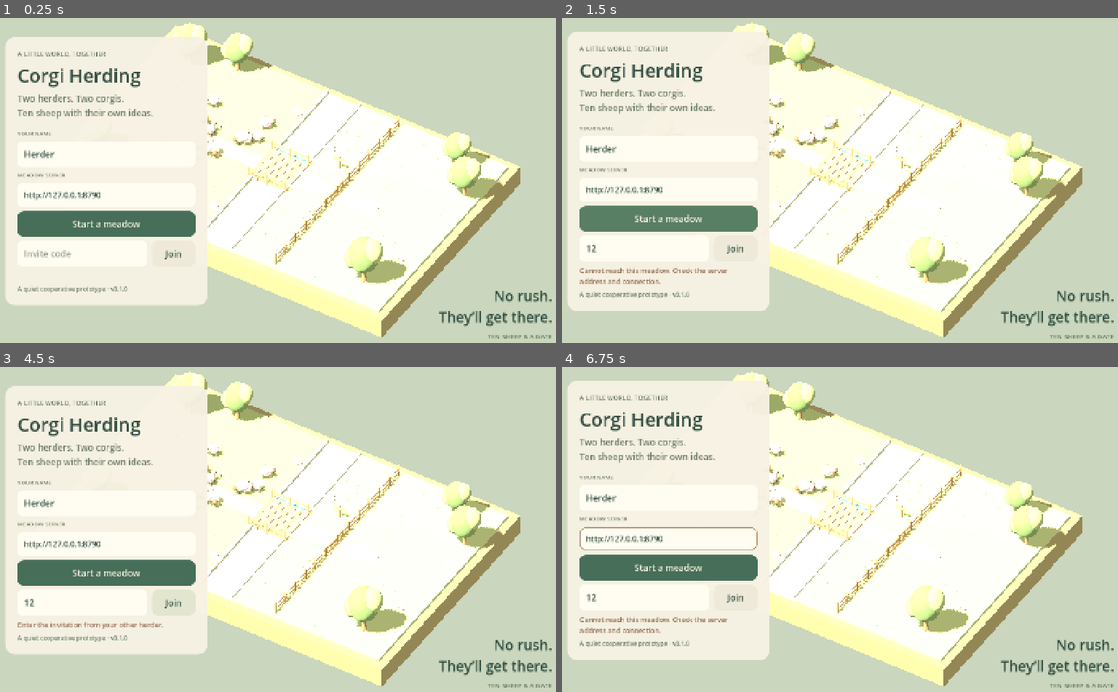
Above: before the commit, frames 1-4 (two rows, left to right).
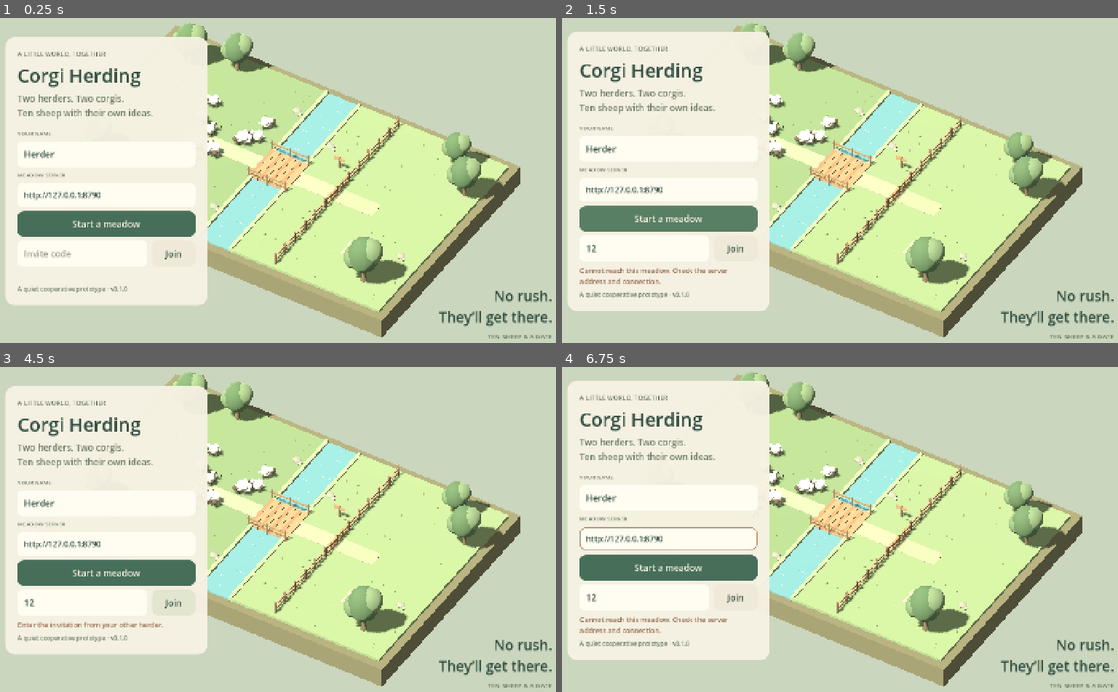
Above: after the commit, the same moments.

Repository: Nielk74/corgi-herding
Game: Godot game, scene res://main.tscn
Same seed, same stepped clock (60 frames per second), same inputs: the game is played once before the commit and once after it.
Inputs (mouse positions are in pixels of both pictures, inside the frame that each line leads up to):
- Up to frame 1 (0.25 s): no input
- Up to frame 2 (1.5 s): click (645, 255) at 0.52 s; type "12" at 0.6 s; click "Start a meadow" at 1.25 s
- Up to frame 3 (4.5 s): click "Start a meadow" at 2 s; click "Start a meadow" at 2.75 s; click "Start a meadow" at 3.5 s; click "Join" at 4.25 s
- Up to frame 4 (6.75 s): click "Start a meadow" at 5 s; tap Enter at 5.75 s; move the mouse to (967, 503) at 5.77 s; click (967, 503) at 5.92 s; tap Space at 6.5 s; move the mouse to (723, 539) at 6.52 s; click (723, 539) at 6.67 s

The runs differ from the first frame. In frame 1, 32% of the frame differs, in the area x 29-94%, y 1-99%; in frame 2, 32%; in frame 3, 32%; in frame 4, 32%.

Commit message:
Verify Android rendering and support background macOS server updates

Diff:
--- a/client/scripts/meadow.gd
+++ b/client/scripts/meadow.gd
@@ -79,15 +79,17 @@
 	environment.background_mode = Environment.BG_COLOR
 	environment.background_color = Color("cad6bd")
 	environment.ambient_light_source = Environment.AMBIENT_SOURCE_COLOR
-	environment.ambient_light_color = Color("fff1d8")
-	environment.ambient_light_energy = 0.65
-	environment.tonemap_mode = Environment.TONE_MAPPER_FILMIC
+	environment.ambient_light_color = Color("e8efeb")
+	environment.ambient_light_energy = 0.35
+	# Compatibility renders into an LDR buffer: keep the lighting below clipping.
+	# Linear tonemapping also preserves the authored grass/water palette on Android.
+	environment.tonemap_mode = Environment.TONE_MAPPER_LINEAR
 	world_environment.environment = environment
 	add_child(world_environment)
 	var sun := DirectionalLight3D.new()
 	sun.rotation_degrees = Vector3(-55, -25, 0)
-	sun.light_color = Color("fff1d6")
-	sun.light_energy = 1.1
+	sun.light_color = Color("fffdf6")
+	sun.light_energy = 0.65
 	sun.shadow_enabled = true
 	sun.directional_shadow_mode = DirectionalLight3D.SHADOW_ORTHOGONAL
 	sun.directional_shadow_max_distance = 65
--- a/client/scripts/network.gd
+++ b/client/scripts/network.gd
@@ -24,6 +24,7 @@
 var seq := 0
 var paused := false
 var persist_config := true
+var resume_after_background := false
 
 func _ready() -> void:
 	_load_config()
@@ -193,8 +194,10 @@
 
 func _notification(what: int) -> void:
 	if what == NOTIFICATION_APPLICATION_PAUSED:
+		resume_after_background = not paused and has_saved_herd()
 		disconnect_herd()
-	elif what == NOTIFICATION_APPLICATION_RESUMED and has_saved_herd():
+	elif what == NOTIFICATION_APPLICATION_RESUMED and resume_after_background:
+		resume_after_background = false
 		reconnect()
 
 func _load_config() -> void:
Not shown, changed: README.md
Not shown, changed: deploy/smoke-report.md
Not shown, changed: docs/deployment.md
Not shown, added: docs/images/ten-sheep-and-a-gate.png
Not shown, changed: tools/deploy-server-macos.sh
Not shown, changed: tools/deploy-test-updater.sh
Not shown, changed: tools/deploy-update-server.sh
